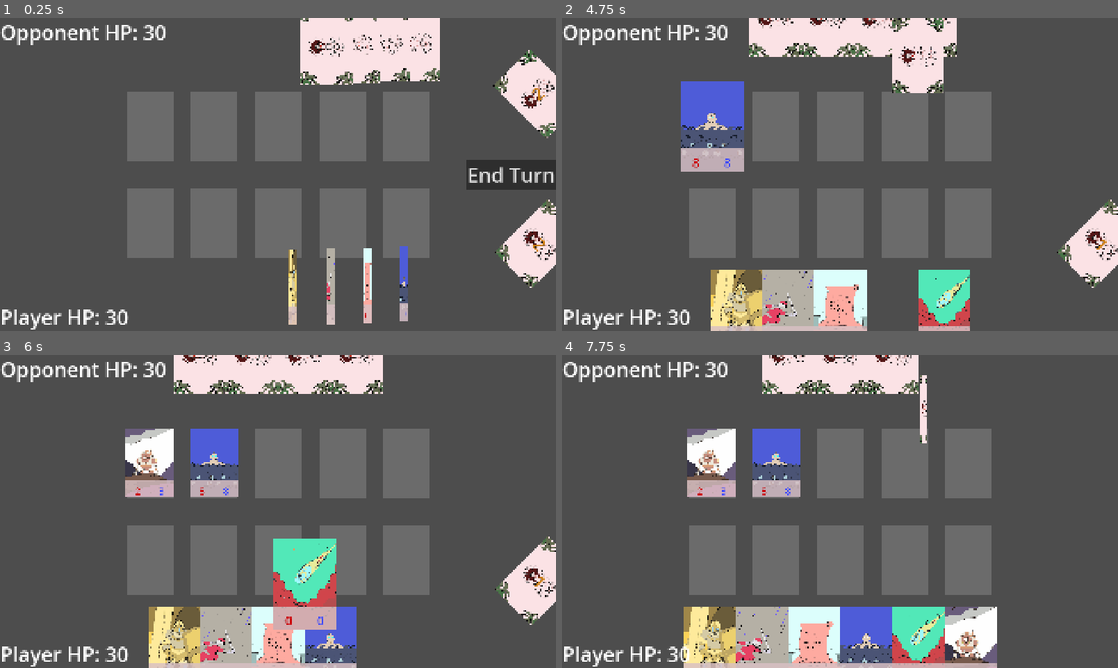
Above: before the commit, frames 1-4 (two rows, left to right).
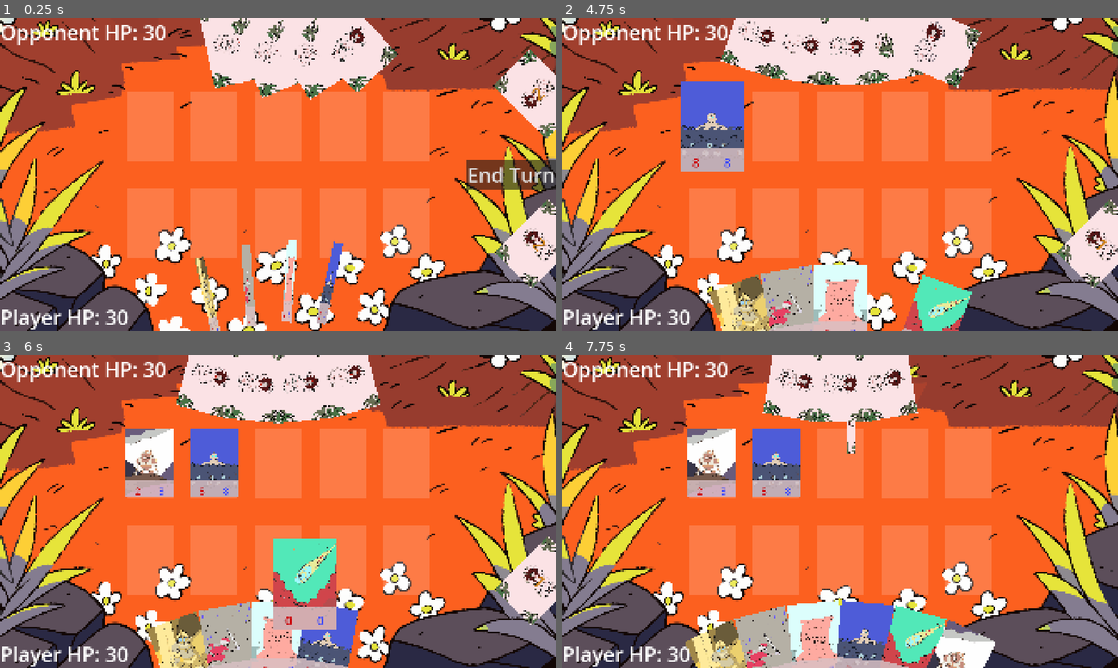
Above: after the commit, the same moments.

Repository: Bupalaoye/DigitDuelNew
Game: Godot game, scene res://Scenes/Main.tscn
Same seed, same stepped clock (60 frames per second), same inputs: the game is played once before the commit and once after it.
Inputs (mouse positions are in pixels of both pictures, inside the frame that each line leads up to):
- Up to frame 1 (0.25 s): no input
- Up to frame 2 (4.75 s): click "End Turn" at 0.5 s; tap Enter at 1.25 s; drag from (762, 309) to (917, 309) at 1.27 s; drag from (812, 309) to (712, 124) at 2.02 s; move the mouse to (867, 309) at 2.77 s; click (867, 309) at 2.92 s; click "End Turn" at 3.5 s; tap Space at 4.25 s; drag from (890, 309) to (712, 124) at 4.27 s
- Up to frame 3 (6 s): drag from (150, 461) to (278, 646) at 5.02 s; drag from (383, 646) to (150, 461) at 5.77 s
- Up to frame 4 (7.75 s): click "End Turn" at 6.5 s; tap Enter at 7.25 s; move the mouse to (773, 461) at 7.27 s; click (773, 461) at 7.42 s

The runs differ from the first frame. In frame 1, 87% of the frame differs, in the area x 0-100%, y 0-100%; in frame 2, 81%; in frame 3, 78%; in frame 4, 83%.

Commit message:
better display

Diff:
--- a/Scenes/Card.gd
+++ b/Scenes/Card.gd
@@ -47,8 +47,10 @@
 var base_z_index: int = 0
 var is_hovered: bool = false
 
+var target_position: Vector2 = Vector2.ZERO
+var starting_rotation: float = 0.0
+var target_rotation: float = 0.0
 
-var starting_position := Vector2(0, 0)
 var is_draging := false
 var is_in_slot := false
 var is_player_card := false
@@ -67,6 +69,14 @@
 	CardManager.connect_card_signals(self)
 	play_flip_anim()
 
+func move_to_layout_transform(new_position: Vector2, new_rotation: float, speed: float):
+	# 只更新布局目标值
+	self.target_position = new_position
+	self.target_rotation = new_rotation
+
+	# 使用一个特定的动画速度来更新视觉
+	self._update_visuals(speed)
+
 func set_state(new_state: CardState):
 	if new_state == current_state:
 		return
@@ -75,21 +85,24 @@
 	current_state = new_state
 	self._on_state_enter(new_state)
 
-	_update_visuals()
+	self._update_visuals(self.transition_duration)
 
 func _on_state_enter(new_state: CardState):
 	match new_state:
 		CardState.IN_HAND:
 			base_scale = in_hand_scale
 			base_z_index = in_hand_z_index
+			self.target_rotation = self.starting_rotation
 			collision_shape_2d.disabled = false
 		CardState.IN_SLOT:
+			print("Card entered IN_SLOT state")
 			base_scale = in_slot_scale
 			base_z_index = in_slot_z_index
 			collision_shape_2d.disabled = true
 		CardState.DRAGGING:
 			base_scale = in_dragging_scale
 			base_z_index = dragging_z_index
+			# update the rotation
 			collision_shape_2d.disabled = false
 		CardState.IN_VIEW:
 			pass
@@ -97,6 +110,7 @@
 # clear the state when exit
 func _on_state_exit(old_state: CardState):
 	is_hovered = false
+	self.target_rotation = 0
 	match old_state:
 		CardState.IN_HAND:
 			pass
@@ -107,21 +121,32 @@
 		CardState.IN_VIEW:
 			pass
 
-	_update_visuals()
+	_update_visuals(self.transition_duration)
 
-func _update_visuals():
-	var target_scale = base_scale
-	var target_z_index = base_z_index
+func _update_visuals(speed: float):
+	# 1. 计算最终的目标值
+	var final_position = target_position
+	var final_rotation = target_rotation
+	var final_scale = base_scale
+	var final_z_index = base_z_index
 
-	# check whether hovered
+	# 2. 叠加临时状态效果 (例如 "hovered" 或未来的 "selected")
 	if is_hovered:
-		target_scale *= hover_scale_multiplier
-		target_z_index += hover_z_offset
+		final_scale *= hover_scale_multiplier
+		final_z_index += hover_z_offset
+		# 示例：未来可以添加选中效果
+		# if is_selected:
+		#     final_position += Vector2(0, -30).rotated(deg_to_rad(target_rotation))
+		#     final_rotation -= 10.0
 
-	# play anim by tween
+	# 3. 播放统一的动画
 	var tween = get_tree().create_tween().set_parallel()
-	tween.tween_property(self, 'scale', target_scale, transition_duration).set_trans(Tween.TRANS_SINE).set_ease(Tween.EASE_OUT)
-	self.z_index = target_z_index
+	tween.tween_property(self, "position", final_position, speed).set_trans(Tween.TRANS_SINE).set_ease(Tween.EASE_OUT)
+	tween.tween_property(self, "rotation_degrees", final_rotation, speed).set_trans(Tween.TRANS_SINE).set_ease(Tween.EASE_OUT)
+	tween.tween_property(self, "scale", final_scale, speed).set_trans(Tween.TRANS_SINE).set_ease(Tween.EASE_OUT)
+
+	# Z-index 应该是即时变化的
+	self.z_index = final_z_index
 
 
 func is_interactable() -> bool:
@@ -131,13 +156,13 @@
 func _on_mouse_entered():
 	if !is_interactable(): return
 	self.is_hovered = true
-	_update_visuals()
+	_update_visuals(self.transition_duration)
 	on_hovered.emit(self)
 
 func _on_mouse_exited():
 	if !is_interactable(): return
 	is_hovered = false
-	_update_visuals()
+	_update_visuals(self.transition_duration)
 	on_hovered_off.emit(self)
 
 func update_visual():
--- a/Scenes/Main.tscn
+++ b/Scenes/Main.tscn
@@ -1,8 +1,9 @@
-[gd_scene load_steps=5 format=3 uid="uid://bg8xejtwvnh6r"]
+[gd_scene load_steps=6 format=3 uid="uid://bg8xejtwvnh6r"]
 
 [ext_resource type="PackedScene" uid="uid://cfpbtymwc5m73" path="res://Scenes/Deck.tscn" id="2_idj7w"]
 [ext_resource type="PackedScene" uid="uid://dj88ln2j5bhf" path="res://Scenes/CardSlotsManager.tscn" id="2_kln2b"]
 [ext_resource type="Script" uid="uid://p764x0pgi1cn" path="res://Scripts/Hand.gd" id="3_kln2b"]
+[ext_resource type="Texture2D" uid="uid://d183yqomhq0ye" path="res://Assets/Background/peaceful_bg_2.png" id="4_pbw6q"]
 [ext_resource type="Script" uid="uid://5ixmwbpc4yc4" path="res://Scripts/BattleManager.gd" id="4_rgh2o"]
 
 [node name="Main" type="Node2D"]
@@ -30,14 +31,17 @@
 
 [node name="PlayerHand" type="Node2D" parent="Hands"]
 script = ExtResource("3_kln2b")
-hand_y_position = 1000.0
-center_screen_x = 960.0
+arc_center_offset = Vector2(960, 1930)
+arc_radius = 950.0
+angle_pre_card = 10.0
 
 [node name="OpponentHand" type="Node2D" parent="Hands"]
 position = Vector2(0, -2)
 script = ExtResource("3_kln2b")
 is_player_hand = false
-center_screen_x = 960.0
+arc_center_offset = Vector2(960, -800)
+arc_radius = 900.0
+angle_pre_card = 10.0
 
 [node name="CanvasLayer" type="CanvasLayer" parent="."]
 
@@ -76,8 +80,21 @@
 theme_override_font_sizes/font_size = 70
 text = "30"
 
+[node name="ParallaxBackground" type="ParallaxBackground" parent="CanvasLayer"]
+
+[node name="TextureRect" type="TextureRect" parent="CanvasLayer/ParallaxBackground"]
+anchors_preset = 15
+anchor_right = 1.0
+anchor_bottom = 1.0
+grow_horizontal = 2
+grow_vertical = 2
+texture = ExtResource("4_pbw6q")
+
 [node name="BattleManager" type="Node" parent="."]
 script = ExtResource("4_rgh2o")
 
 [node name="BattleTimer" type="Timer" parent="BattleManager"]
 unique_name_in_owner = true
+
+[node name="Marker2D" type="Marker2D" parent="."]
+position = Vector2(876, -800)
--- a/Scripts/CardManager.gd
+++ b/Scripts/CardManager.gd
@@ -11,7 +11,7 @@
 	InputManager.left_mouse_clicked.connect(on_left_mouse_clicked)
 	InputManager.left_mouse_released.connect(on_left_mouse_released)
 
-func _process(delta: float) -> void:
+func _process(_delta: float) -> void:
 	if card_being_dragged:
 		var mouse_pos = get_global_mouse_position()
 		mouse_pos.x = clampf(mouse_pos.x, 0, screen_size.x)
@@ -47,6 +47,7 @@
 			card_being_dragged.set_state(card_being_dragged.CardState.IN_SLOT)
 			card_slot_found.card_in_slot = true
 			card_being_dragged.position = card_slot_found.position
+			card_being_dragged.move_to_layout_transform(card_slot_found.position, 0.0, 0.2)
 			card_slot_found.card_instance = card_being_dragged
 		else:
 			# 返回到其原始手牌
--- a/Scripts/Hand.gd
+++ b/Scripts/Hand.gd
@@ -2,12 +2,21 @@
 extends Node2D
 
 const DEFAULT_CARD_MOVE_SPEED = 0.1
-const CARD_SPACING = 180
+# const CARD_SPACING = 180
 
 # ADDED: 导出变量，用于在编辑器中配置
 @export var is_player_hand: bool = true # 用来区分是玩家手牌还是对手手牌
-@export var hand_y_position: float = 0 # 手牌区域的Y坐标
-@export var center_screen_x: float = 0.0
+# @export var hand_y_position: float = 0 # 手牌区域的Y坐标
+# @export var center_screen_x: float = 0.0
+
+@export_group('arc layout')
+@export var arc_center_offset: Vector2 = Vector2(576, 850)
+# the radius of the arc (in pixels) that the cards will be arranged along
+@export var arc_radius: float = 800.0
+# the spacing (in pixels) between cards in the hand
+@export var angle_pre_card: float = 5.0
+# the max arc angle (in degrees) that the cards will be spread out over
+@export var max_arc_angle: float = 60.0
 
 # MODIFIED: 变量名从 player_hand 改为 cards_in_hand
 var cards_in_hand: Array[Node2D] = []
@@ -24,14 +33,15 @@
 	card.set_state(card.CardState.IN_HAND)
 
 	if card in cards_in_hand:
-		animation_card_to_position(card, card.starting_position, DEFAULT_CARD_MOVE_SPEED)
+		pass
 	else:
 		if not self.is_player_hand:
 			cards_in_hand.insert(0, card)
 		else:
 			cards_in_hand.append(card)
-		# ADDED: 确保卡牌的起始位置正确
-		update_hand_positions(speed)
+
+	# ADDED: 确保卡牌的起始位置正确
+	update_hand_positions(speed)
 
 func remove_card_from_hand(card: Node2D):
 	if card in cards_in_hand:
@@ -46,35 +56,41 @@
 	if hand_size == 0:
 		return
 
-	# 1. 计算手牌的总宽度
-	# 这是从第一张牌的中心到最后一张牌的中心的距离。
-	# 例如，3张牌有2个间距。
-	var total_hand_width = (hand_size - 1) * CARD_SPACING
+	# 1. 计算当前手牌应该展开的总角度
+	# (hand_size - 1) * angle_pre_card 是理论总角度
+	# 我们用 min() 来确保它不会超过设定的最大值 max_arc_angle
+	var total_arc_angle = min((hand_size - 1) * angle_pre_card, max_arc_angle)
 
-	# 2. 计算第一张牌的起始X坐标
-	# 算法：从屏幕中心点向左移动总宽度的一半，这样整个手牌区域就会居中。
-	var start_x = center_screen_x - (total_hand_width / 2.0)
-	# 3. 遍历所有手牌并设置它们的新位置
+	# 2. 计算第一张牌的起始角度
+	# 为了让整个弧形居中，我们将总角度的一半作为负的起始点
+	var start_angle_deg = - total_arc_angle / 2.0
+	if not self.is_player_hand:
+		# 对手卡牌反一下
+		start_angle_deg += 180
+	# 3. 计算每张牌之间的角度步长
+	# 如果只有一张牌，步长为0，它会正好在中间
+	var angle_step_deg = total_arc_angle / (hand_size - 1) if hand_size > 1 else 0
+
+	# 4. 遍历所有手牌，计算并应用它们的新位置和旋转
 	for i in range(hand_size):
 		var card = cards_in_hand[i]
-		# 计算当前卡牌的中心X坐标
-		var target_x = start_x + (i * CARD_SPACING)
-		# 创建目标位置向量
-		var new_position = Vector2(target_x, hand_y_position)
 
-		# 播放动画将卡牌移动到新位置
-		animation_card_to_position(card, new_position, speed)
+		# a. 计算当前卡牌的目标角度
+		var card_angle_deg = start_angle_deg + i * angle_step_deg
+		# 将角度转换为弧度，因为Godot的sin/cos函数使用弧度
+		var card_angle_rad = deg_to_rad(card_angle_deg)
 
-
-func animation_card_to_position(card: Node2D, new_position: Vector2, speed: float):
-	var tween = get_tree().create_tween()
-	card.starting_position = new_position
-	tween.tween_property(card, "position", new_position, speed)
-	# 如果是对手手牌，可以考虑加上旋转，让牌背朝向玩家
-	if !is_player_hand:
-		# 示例：对手手牌可以翻转
-		# tween.tween_property(card, "rotation_degrees", 180, speed)
-		pass
+		# b. 计算卡牌的目标位置 (极坐标转笛卡尔坐标)
+		# 我们以 arc_center_offset 为圆心，arc_radius 为半径来计算位置
+		# 我们从上方(PI/2)开始计算，所以要减去 card_angle_rad
+		var target_pos: Vector2 = Vector2.ZERO
+		target_pos = arc_center_offset + Vector2(
+			arc_radius * sin(card_angle_rad), # X坐标
+			-1 * arc_radius * cos(card_angle_rad) # Y坐标
+		)
+		# c. update layout
+		card.starting_rotation = card_angle_deg
+		card.move_to_layout_transform(target_pos, card_angle_deg, speed)
 
 func get_highest_attack_card() -> Node2D:
 	# 1. 处理边缘情况：如果手牌是空的，直接返回 null。
Binary file added: Assets/Background/peaceful_bg.png
Not shown, added: Assets/Background/peaceful_bg.png.import
Binary file added: Assets/Background/peaceful_bg_1.png
Not shown, added: Assets/Background/peaceful_bg_1.png.import
Binary file added: Assets/Background/peaceful_bg_2.png
Not shown, added: Assets/Background/peaceful_bg_2.png.import
